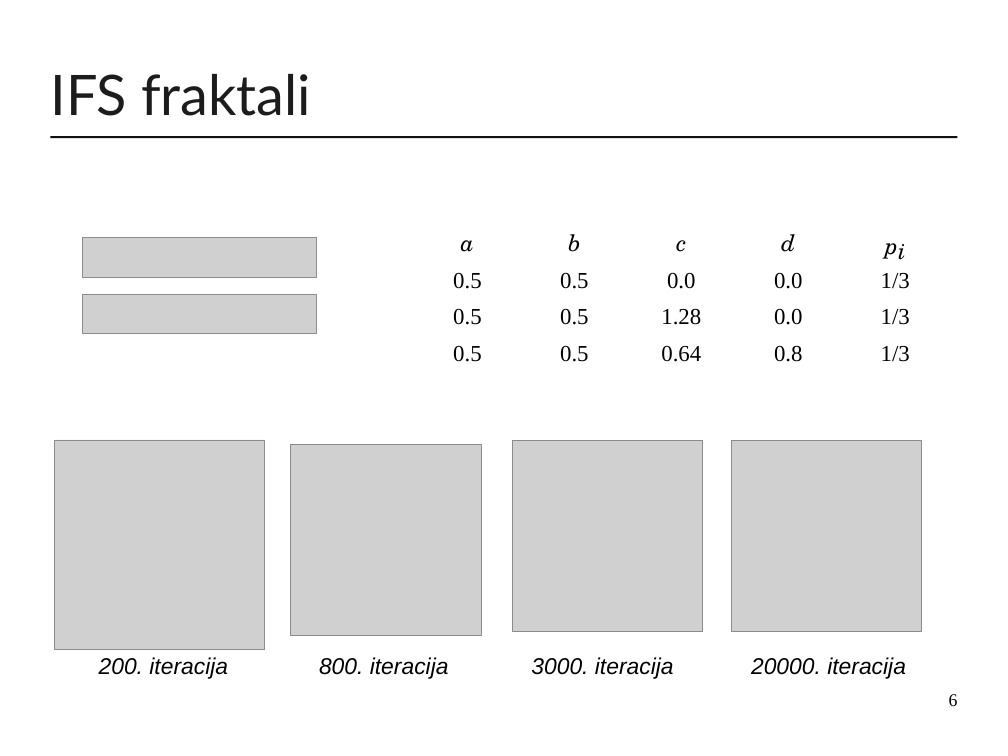
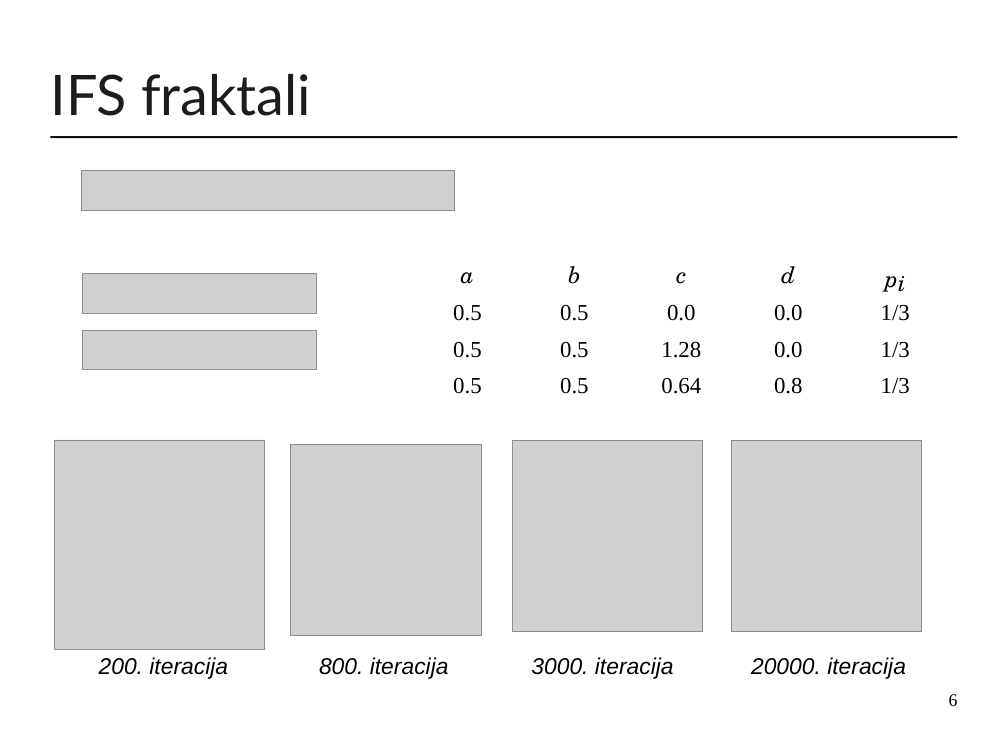
Before and after one commit to mirjamsk/DNAdrivenIFS, a slide deck: slide 6 of CD_bundle/prezentacija.odp. Drawn at 1008x756 pixels with LibreOffice and Linux fonts; fonts in the diff are those of the drawing; grey boxes stand for pictures. Boxes give left, top, right and bottom in pixels: in the first picture for what was removed or moved away, otherwise in the second. Text is boxed around its words. In the diff, an @@ line names an element or a change of style, - is before the commit and + after.

```diff
--- a/CD_bundle/prezentacija.odp
+++ b/CD_bundle/prezentacija.odp
@@ picture added at [82, 170, 455, 210] @@
@@ table: place and size @@
-table at [414, 206, 949, 366]
+table at [414, 238, 949, 398]
@@ picture: place and size @@
-picture at [82, 237, 316, 277]
+picture at [82, 273, 316, 314]
@@ picture: place and size @@
-picture at [82, 295, 316, 333]
+picture at [82, 331, 316, 370]
```
Also in this commit, not shown: 3 other slides changed, 2 slides added, 1 other file.
